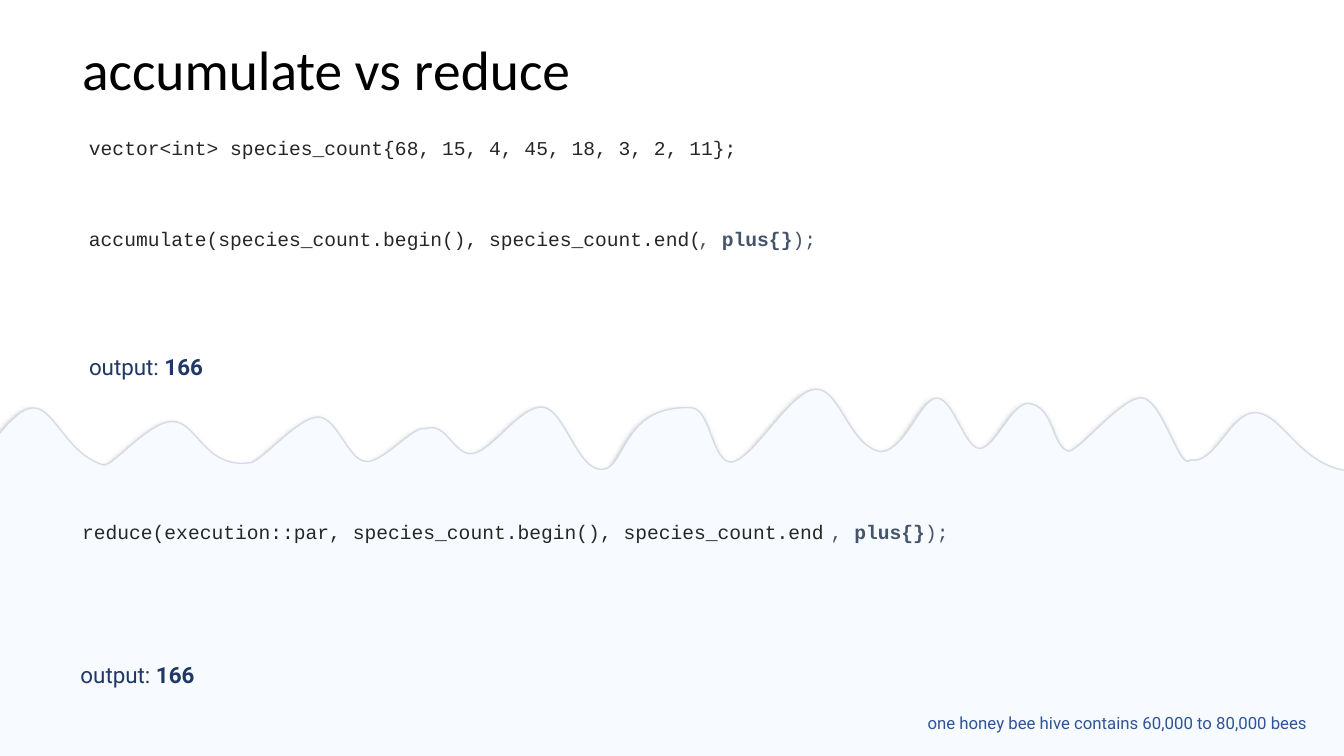
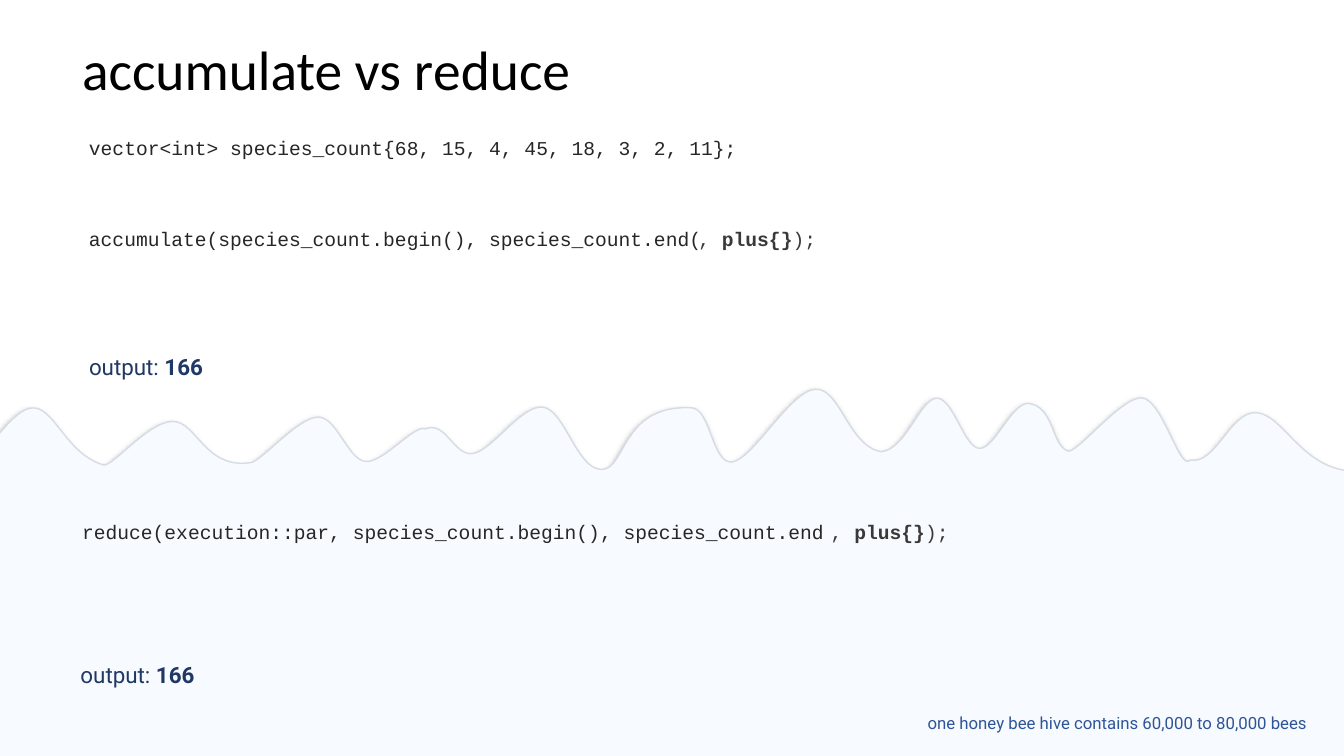
Before and after one commit to EmptySquareBubble/StoriesFromAParallelUniverse-, a slide deck: slide 8 of stories_from_a_paralel_universe.pptx. Drawn at 1344x756 pixels with LibreOffice and Linux fonts; fonts in the diff are those of the drawing. Boxes give left, top, right and bottom in pixels: in the first picture for what was removed or moved away, otherwise in the second. Text is boxed around its words. In the diff, an @@ line names an element or a change of style, - is before the commit and + after.

```diff
--- a/stories_from_a_paralel_universe.pptx
+++ b/stories_from_a_paralel_universe.pptx
@@ text ", plus{});" at bbox=[722, 232, 816, 250]: text colour #44546A to #3B3838 @@
@@ text ", plus{});" at bbox=[854, 525, 948, 543]: text colour #44546A to #3B3838 @@
```
Also in this commit, not shown: 4 other slides changed, 1 slide added, 2 other files.
